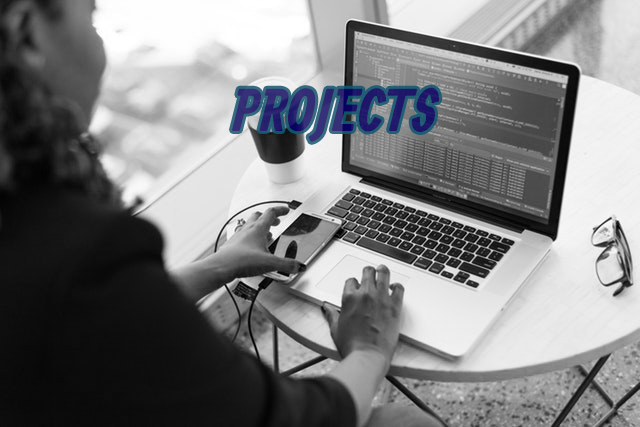
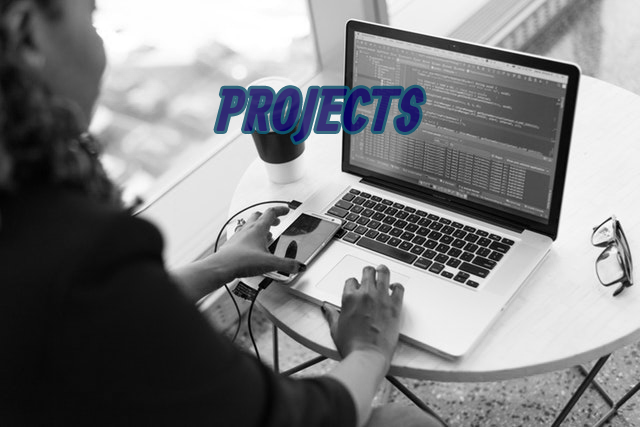
Layer changes from the first (640, 427) image to the second:
painted on "PROJECTS" over [216,87,439,142]
